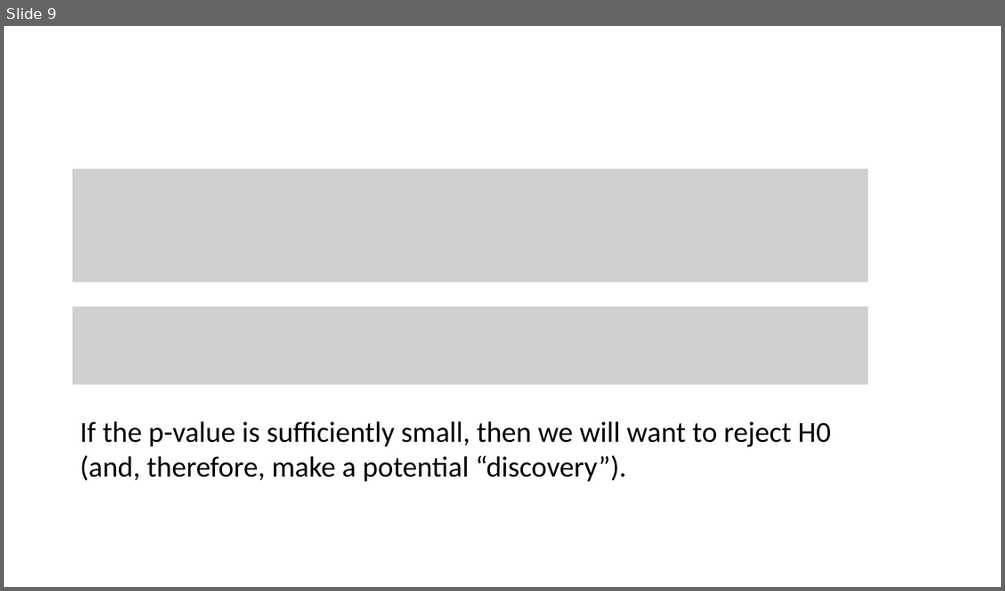
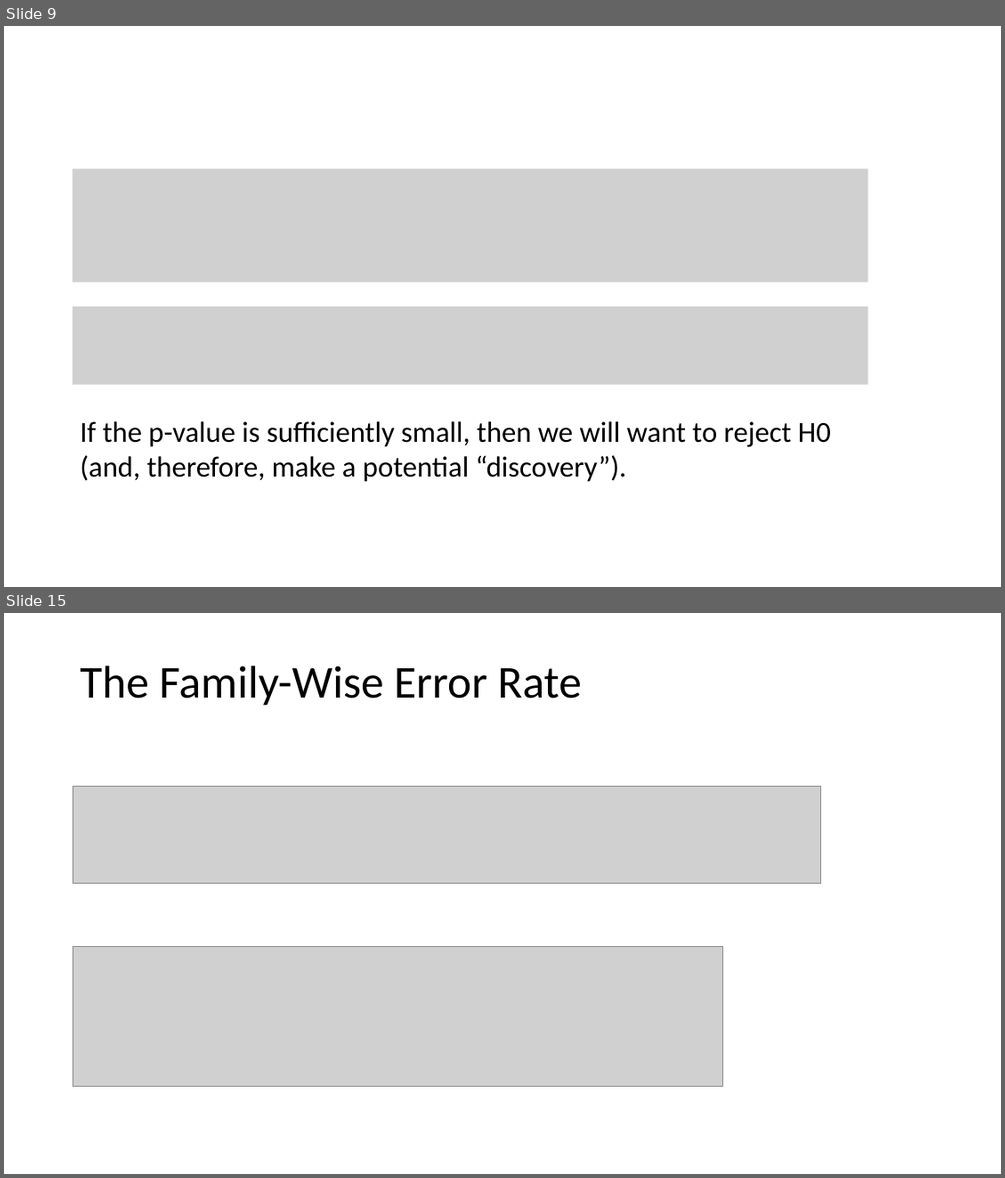
Before and after one commit to tianzheng4/tianzheng4.github.io, a slide deck: _umkc-teaching/slides/Lecture13.pptx. Shown one above the other, each under a label of ours: slide 9 before the commit, slides 9 and 15 after it; the slides between them are not shown. The pictures are 1005x591 and 1005x1178 pixels, drawn with LibreOffice and Linux fonts; fonts in the diff are those of the drawing; grey boxes stand for pictures. Boxes give left, top, right and bottom in pixels: in the first picture for what was removed or moved away, otherwise in the second. Text is boxed around its words. In the diff, an @@ line names an element or a change of style, - is before the commit and + after.

```diff
--- a/_umkc-teaching/slides/Lecture13.pptx
+++ b/_umkc-teaching/slides/Lecture13.pptx
@@ slide 15 added at [4, 613, 1001, 1174], background #FFFFFF @@
@@ title added at [80, 666, 582, 706], 44 pt, text #000000 @@
+The Family-Wise Error Rate
@@ picture added at [73, 786, 821, 884] @@
@@ picture added at [73, 947, 723, 1087] @@
```
Also in this commit, not shown: 11 other slides added, 2 slides removed, 3 other files.
